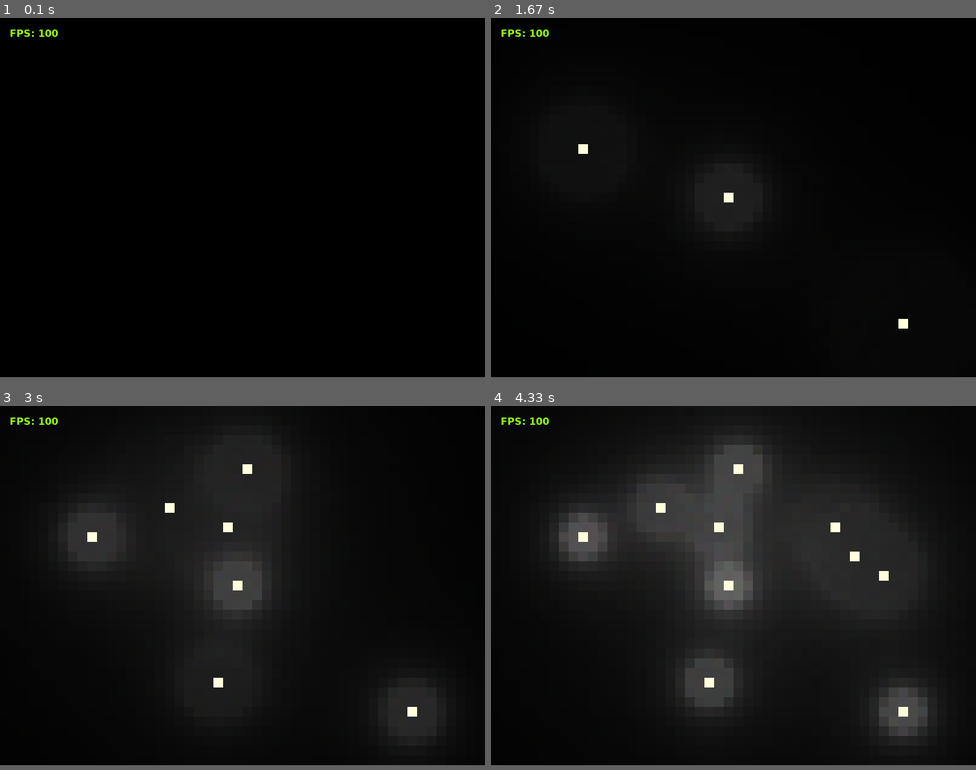
Above: before the commit, frames 1-4 (two rows, left to right).
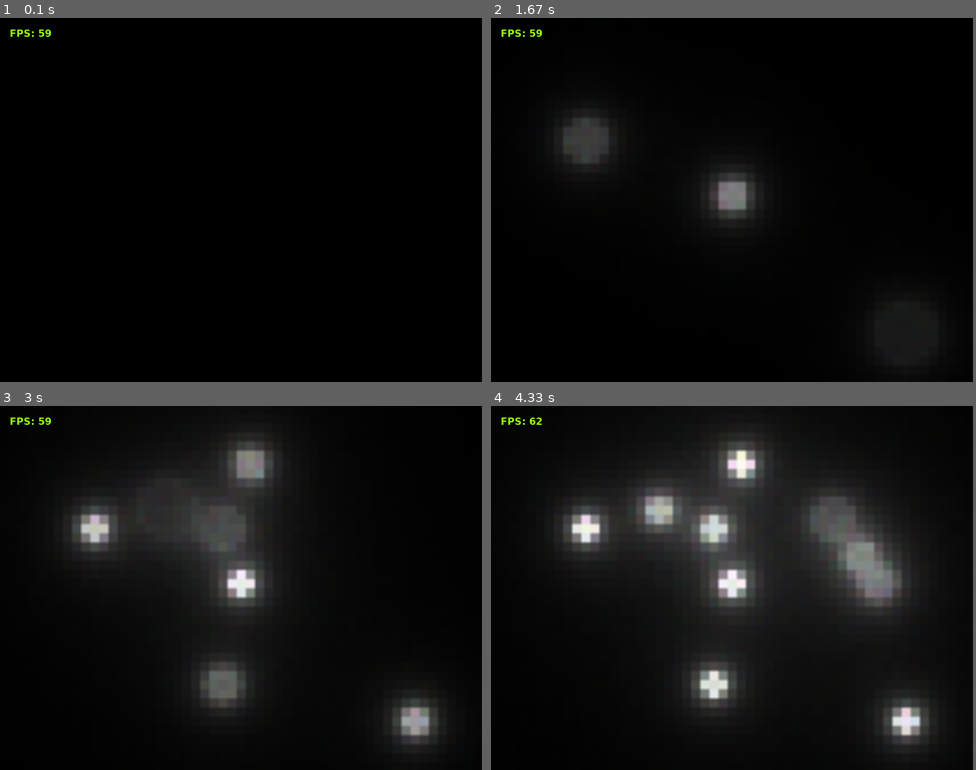
Above: after the commit, the same moments.

Repository: Lipen/LipenDev
Game: pygame game, started from lightsimPygame.py
Same seed, same stepped clock (60 frames per second), same inputs: the game is played once before the commit and once after it.
Inputs (mouse positions are in pixels of both pictures, inside the frame that each line leads up to):
- Up to frame 1 (0.1 s): no input
- Up to frame 2 (1.67 s): click (733, 200) at 0.38 s; tap Space at 0.67 s; click (583, 145) at 1.05 s; click (908, 327) at 1.38 s
- Up to frame 3 (3 s): click (252, 464) at 1.72 s; click (218, 682) at 2.05 s; click (223, 526) at 2.38 s; click (174, 511) at 2.72 s
- Up to frame 4 (4.33 s): click (859, 555) at 3.05 s; click (883, 580) at 3.38 s; click (835, 522) at 3.72 s; tap Space at 4 s
In our replay, the window is 800x592 before the commit and 795x600 after it. These sizes can differ from the game's own. Grey fills any space a smaller window leaves; there, only what the larger window draws over its background counts as a difference.

The runs differ from the first frame. In frame 1, less than 0.1% of the frame differs, in the area x 8-12%, y 3-6%; in frame 2, 1.8%; in frame 3, 5.2%; in frame 4, 7.6%, in the area x 8-91%, y 3-93%.

Commit message:
Added blur

Diff:
--- a/lightsimPygame.py
+++ b/lightsimPygame.py
@@ -7,19 +7,34 @@
 # TODO: more +deltaI -> more changeI, BUT more -deltaI -> less changeI
 # TODO: ^^ isn't it SO now?..
 
-FPS = 100
+FPS = 60
 SCREEN_WIDTH = 800
 SCREEN_HEIGHT = 600
-CELL_WIDTH = 16
+CELL_WIDTH = 15
 CELL_HEIGHT = CELL_WIDTH
 CELL_AMOUNT_X = SCREEN_WIDTH // CELL_WIDTH
 CELL_AMOUNT_Y = SCREEN_HEIGHT // CELL_HEIGHT
 SCREEN_WIDTH = CELL_WIDTH * CELL_AMOUNT_X
 SCREEN_HEIGHT = CELL_HEIGHT * CELL_AMOUNT_Y
-CHANGE_INTENSITY_CAP = 0.001
+CHANGE_INTENSITY_CAP = 0.007
 
 EXIT_KEYS = [K_ESCAPE]
 MOD_KEYS = [K_LSHIFT, K_RSHIFT, K_LALT, K_RALT, K_LCTRL, K_RCTRL]
+
+
+def blurSurf(surface, amt):
+	"""
+	Blur the given surface by the given 'amount'.  Only values 1 and greater
+	are valid.  Value 1 = no blur.
+	"""
+	if amt < 1.0:
+		raise ValueError("Arg 'amt' must be greater than 1.0, passed in value is %s" % amt)
+	scale = 1.0/float(amt)
+	surf_size = surface.get_size()
+	scale_size = (int(surf_size[0]*scale), int(surf_size[1]*scale))
+	surf = pygame.transform.smoothscale(surface, scale_size)
+	surf = pygame.transform.smoothscale(surf, surf_size)
+	return surf
 
 
 # Override
@@ -188,7 +203,8 @@
 	def update(self):
 		# self.recalculate()
 		self.changeIntensity(self.__intensity)
-		if self.active:
+		# if self.active:
+		if False:
 			if self.activecolor != self.previousColor:
 				self.surface.fill(self.activecolor)
 				self.previousColor = self.activecolor
@@ -206,7 +222,7 @@
 
 	def __init__(self, n, m, cellw, cellh):
 		self.n, self.m = n, m
-		self.cellsGrid = [[Cell(i*cellw, j*cellh, cellw, cellh, (random.randint(238, 255), random.randint(238, 255), random.randint(238, 255), 255)) for j in range(m)] for i in range(n)]
+		self.cellsGrid = [[Cell(i*cellw, j*cellh, cellw, cellh, (random.randint(221, 255), random.randint(221, 255), random.randint(221, 255), 255)) for j in range(m)] for i in range(n)]
 		self.cells = [cell for row in self.cellsGrid for cell in row]
 		print('Total cells: {}'.format(len(self.cells)))
 
@@ -268,38 +284,15 @@
 				if source.active:
 					source.active = False
 					source.recalculate()
-					# source.intensity -= 1
 					for cell in self.field.cells:
 						if cell is not source:
 							cell.unlinkSource(source)
 				else:
 					source.active = True
 					source.recalculate()
-					# source.intensity = 1
-					# source.intensity += 1
 					for cell in self.field.cells:
 						if cell is not source:
 							cell.linkSource(source)
-
-				# for source in self.field.cells:
-				# 	if source.isContainsPoint(pos):
-				# 		if source.active:
-				# 			source.active = False
-				# 			source.intensity -= 1
-				# 			for cell in self.field.cells:
-				# 				if cell is not source:
-				# 					r = Cell.getDistanceBetweenCells(cell, source)
-				# 					if r > 0:
-				# 						cell.intensity -= calculateIntensity(r)
-				# 		else:
-				# 			source.active = True
-				# 			source.intensity += 1
-				# 			for cell in self.field.cells:
-				# 				if cell is not source:
-				# 					r = Cell.getDistanceBetweenCells(cell, source)
-				# 					if r > 0:
-				# 						cell.intensity += calculateIntensity(r)
-				# 		break
 
 			elif type == KEYDOWN:
 				Key = event.key  # Just Integer
@@ -339,9 +332,10 @@
 			self.field.update()
 
 			# RENDERING
-			self.screen.fill(pygame.Color('black'))  # FIXME: Isn't neccessary
+			# self.screen.fill(pygame.Color('black'))  # FIXME: Isn't neccessary
 			for cell in self.field.cells:
 				cell.render(self.screen)
+			self.screen.blit(blurSurf(self.screen, 5), (0, 0))
 			self.text_fps.render(self.screen)
 
 			pygame.display.flip()
